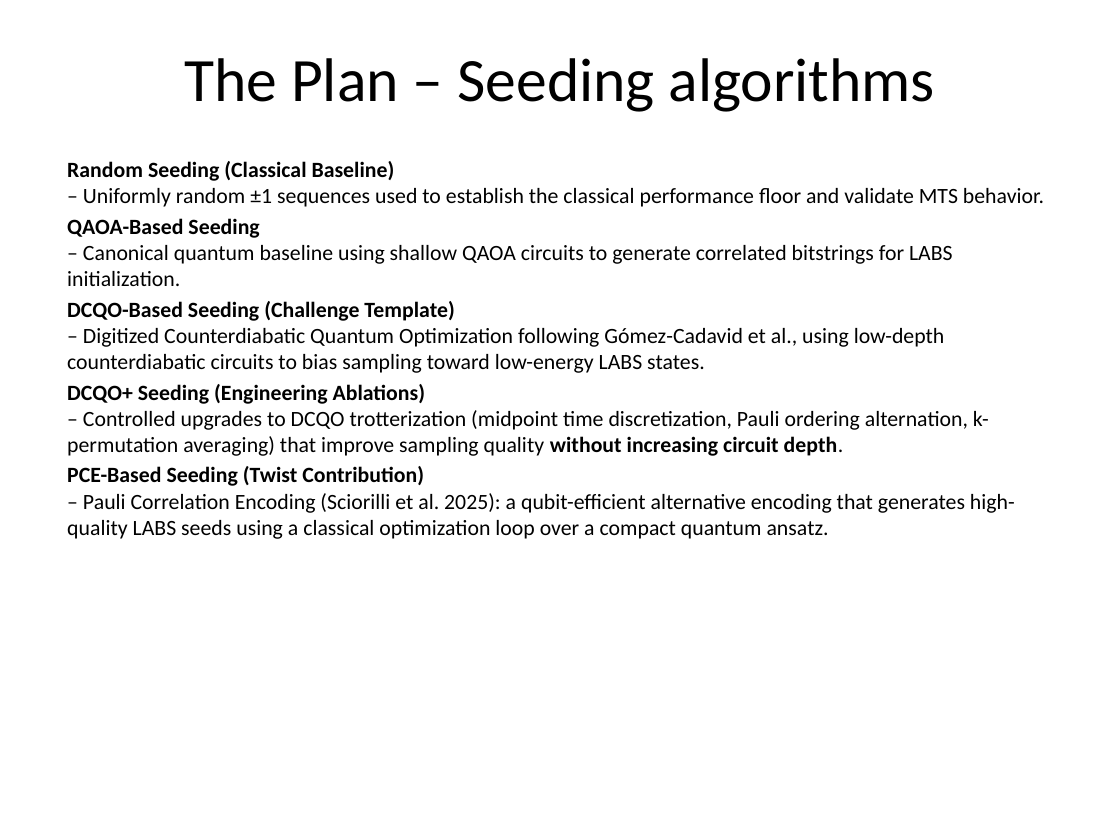
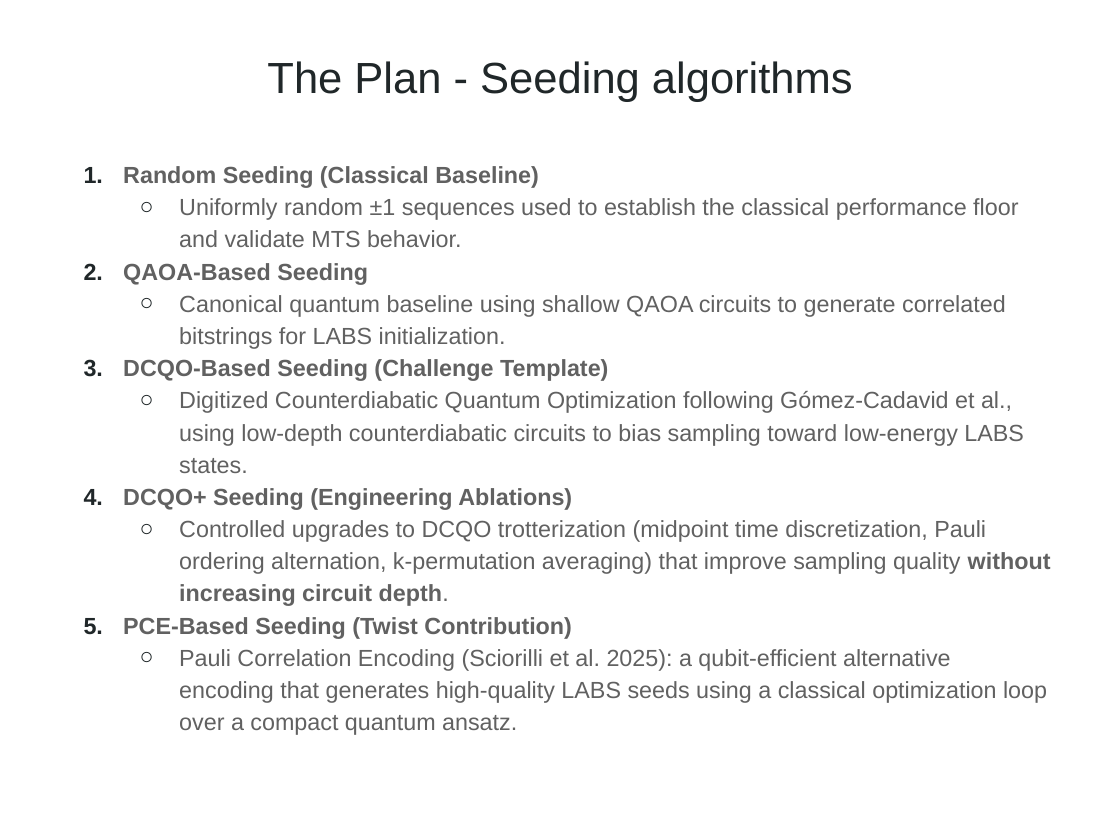
Before and after one commit to benanstrom/2026-NVIDIA, a slide deck: slide 2 of Presentation/FULL_PREZ.pptx. Drawn at 1120x840 pixels with LibreOffice and Linux fonts; fonts in the diff are those of the drawing. Boxes give left, top, right and bottom in pixels: in the first picture for what was removed or moved away, otherwise in the second. Text is boxed around its words. In the diff, an @@ line names an element or a change of style, - is before the commit and + after.

```diff
--- a/Presentation/FULL_PREZ.pptx
+++ b/Presentation/FULL_PREZ.pptx
@@ title at (267, 61, 853, 102): text changed; size 39.6 to 28 pt; font Calibri to Arial; text colour #000000 to #202729 @@
-The Plan – Seeding algorithms
+The Plan - Seeding algorithms
@@ text at (123, 166, 1051, 735): text changed; size 14 to 15 pt; font Calibri to Arial; text colour #000000 to #616161 @@
-Random Seeding (Classical Baseline)
-– Uniformly random ±1 sequences used to establish the classical performance floor and validate MTS behavior.
-QAOA-Based Seeding
-– Canonical quantum baseline using shallow QAOA circuits to generate correlated bitstrings for LABS initialization.
-DCQO-Based Seeding (Challenge Template)
-– Digitized Counterdiabatic Quantum Optimization following Gómez-Cadavid et al., using low-depth counterdiabatic circuits to bias sampling toward low-energy LABS states.
-DCQO+ Seeding (Engineering Ablations)
-– Controlled upgrades to DCQO trotterization (midpoint time discretization, Pauli ordering alternation, k-permutation averaging) that improve sampling quality without increasing circuit depth.
-PCE-Based Seeding (Twist Contribution)
-– Pauli Correlation Encoding (Sciorilli et al. 2025): a qubit-efficient alternative encoding that generates high-quality LABS seeds using a classical optimization loop over a compact quantum ansatz.
+1. Random Seeding (Classical Baseline)
+  ○ Uniformly random ±1 sequences used to establish the classical performance floor and validate MTS behavior.
+2. QAOA-Based Seeding
+  ○ Canonical quantum baseline using shallow QAOA circuits to generate correlated bitstrings for LABS initialization.
+3. DCQO-Based Seeding (Challenge Template)
+  ○ Digitized Counterdiabatic Quantum Optimization following Gómez-Cadavid et al., using low-depth counterdiabatic circuits to bias sampling toward low-energy LABS states.
+4. DCQO+ Seeding (Engineering Ablations)
+  ○ Controlled upgrades to DCQO trotterization (midpoint time discretization, Pauli ordering alternation, k-permutation averaging) that improve sampling quality without increasing circuit depth.
+5. PCE-Based Seeding (Twist Contribution)
+  ○ Pauli Correlation Encoding (Sciorilli et al. 2025): a qubit-efficient alternative encoding that generates high-quality LABS seeds using a classical optimization loop over a compact quantum ansatz.
```
Also in this commit, not shown: 10 other slides changed, 5 slides added, 1 slide removed.
